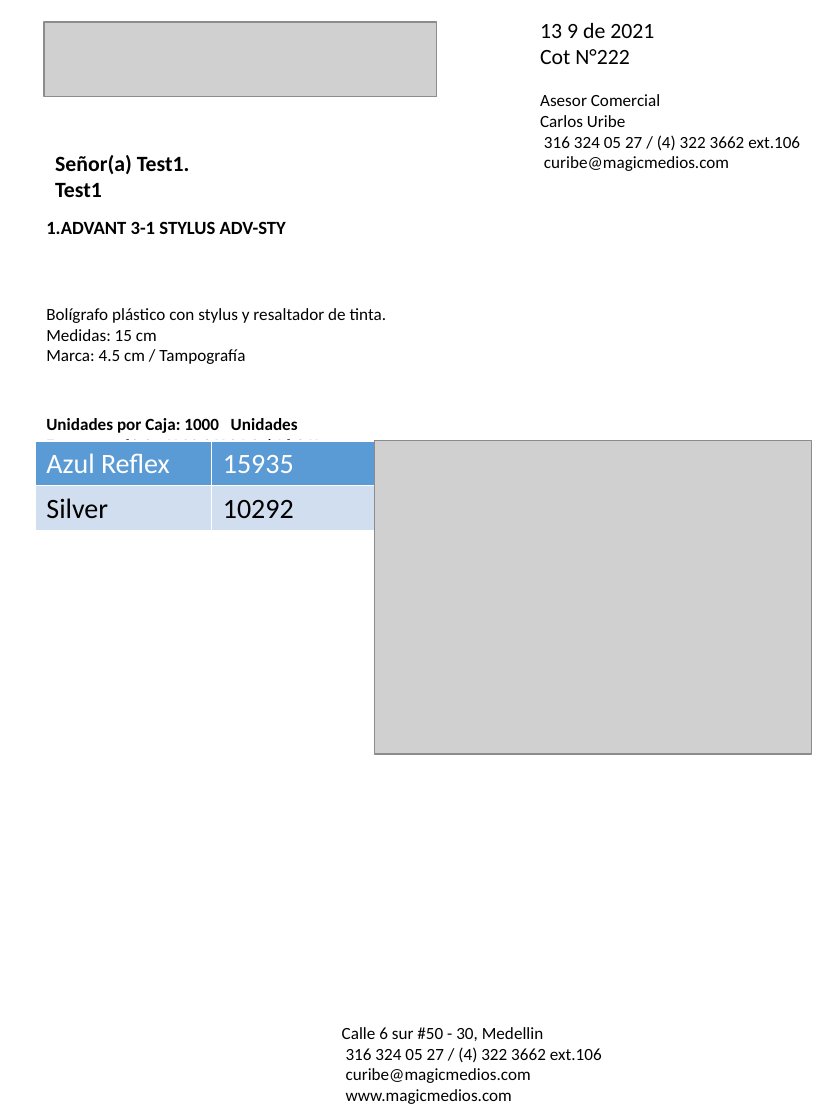
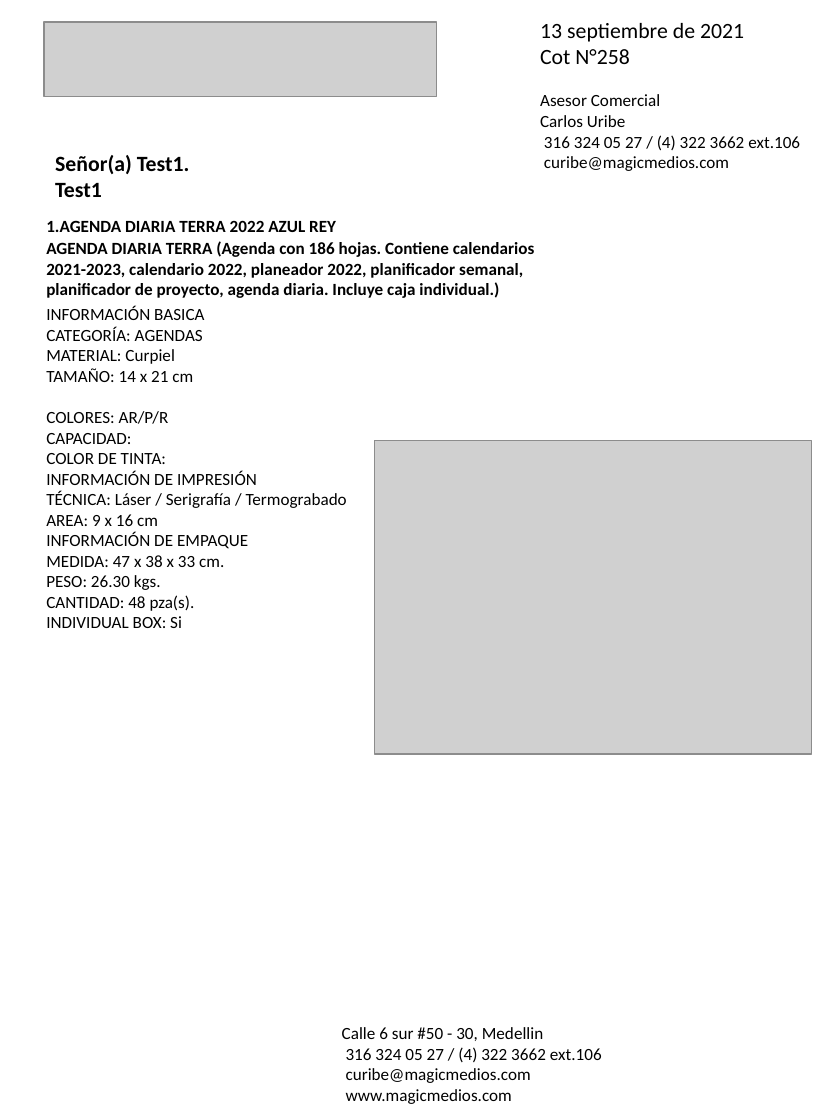
Before and after one commit to felipeospina21/MagicMedios, a slide deck: slide 1 of cotizaciones/cotización_Test1.pptx. Drawn at 840x1120 pixels with LibreOffice and Linux fonts; fonts in the diff are those of the drawing; grey boxes stand for pictures. Boxes give left, top, right and bottom in pixels: in the first picture for what was removed or moved away, otherwise in the second. Text is boxed around its words. In the diff, an @@ line names an element or a change of style, - is before the commit and + after.

Commit message:
improve pptx style

```diff
--- a/cotizaciones/cotización_Test1.pptx
+++ b/cotizaciones/cotización_Test1.pptx
@@ text at [540,23,744,64]: text changed @@
-13 9 de 2021
-Cot N°222
+13 septiembre de 2021
+Cot N°258
@@ text at [46,220,336,232]: text changed; size 12 to 11 pt @@
-1.ADVANT 3-1 STYLUS ADV-STY
+1.AGENDA DIARIA TERRA 2022 AZUL REY
@@ text at [46,241,535,298]: text changed; bold on @@
-Bolígrafo plástico con stylus y resaltador de tinta.
-Medidas: 15 cm
-Marca: 4.5 cm / Tampografía
+AGENDA DIARIA TERRA (Agenda con 186 hojas. Contiene calendarios 2021-2023, calendario 2022, planeador 2022, planificador semanal, planificador de proyecto, agenda diaria. Incluye caja individual.)
@@ text at [46,306,347,628]: text changed; bold off @@
-Unidades por Caja: 1000 Unidades
-Empaque: 60,0 X 33,0 X 24,0 / 16,0 Kg
+INFORMACIÓN BASICA
+CATEGORÍA: AGENDAS
+MATERIAL: Curpiel
+TAMAÑO: 14 x 21 cm
+COLORES: AR/P/R
+CAPACIDAD:
+COLOR DE TINTA:
+INFORMACIÓN DE IMPRESIÓN
+TÉCNICA: Láser / Serigrafía / Termograbado
+AREA: 9 x 16 cm
+INFORMACIÓN DE EMPAQUE
+MEDIDA: 47 x 38 x 33 cm.
+PESO: 26.30 kgs.
+CANTIDAD: 48 pza(s).
+INDIVIDUAL BOX: Si
@@ table removed at [35,441,386,522], 2 rows, 2 columns @@
-Azul Reflex | 15935
-Silver | 10292
```
Also in this commit, not shown: 8 other files.
